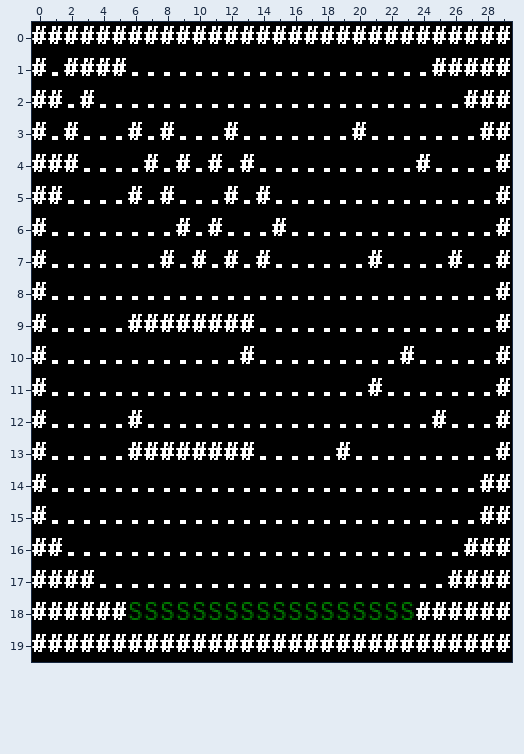
Tiled map, stored at maps/lvl2.tmx. Above, as it was before the edit.
Cells are 8x16 px. Shown: x 0..29, y 0..19.
Once edited:
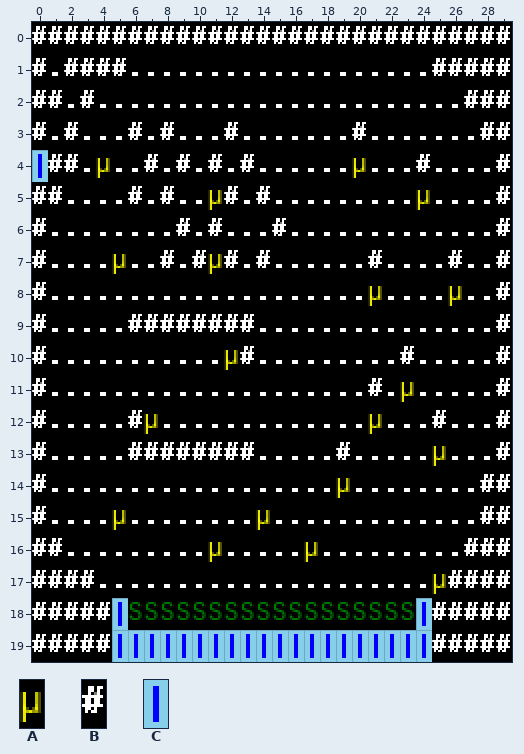
Key: from "editor": A 1 "item", B 4 "wall", C 5 "pylon".
_ is an empty cell.
Tiles of an added or newly shown layer are drawn over the layers below it.
Log entry: feat(pylon): add pylon tile which recharges signal
From old to new:
Layer "Terrain":
The edit turns tile B into tile C in row 4 at x 0; in row 18 at x 5 and 24; in row 19 at x 5 to 24.
Layer "Foes" (now shown):
There is now tile A in row 4 at x 4 and 20; in row 5 at x 11 and 24; in row 7 at x 5 and 11; in row 8 at x 21 and 26; in row 10 at x 12; in row 11 at x 23.
There is now tile A in row 12 at x 7 and 21; in row 13 at x 25; in row 14 at x 19; in row 15 at x 5 and 14; in row 16 at x 11 and 17; in row 17 at x 25.
